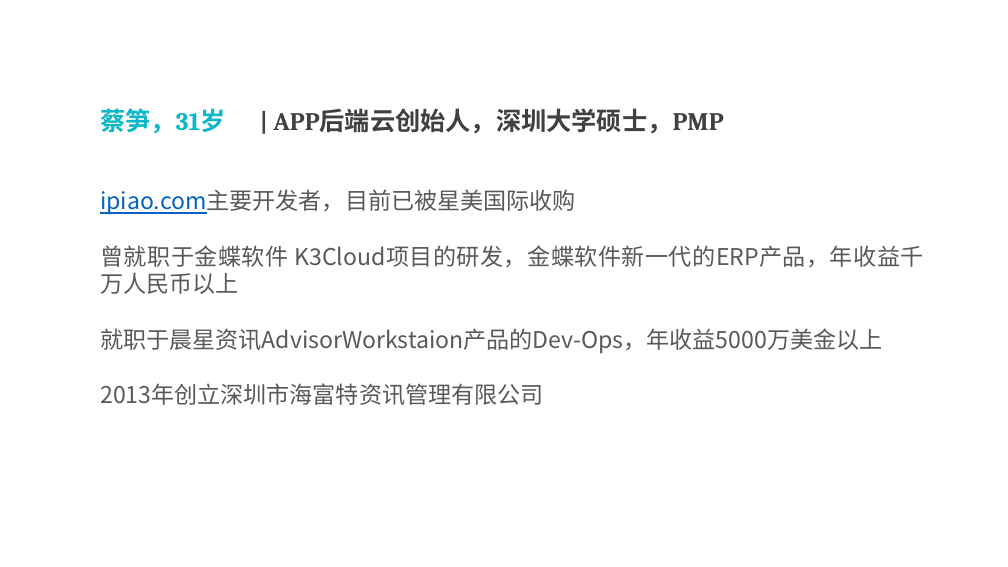
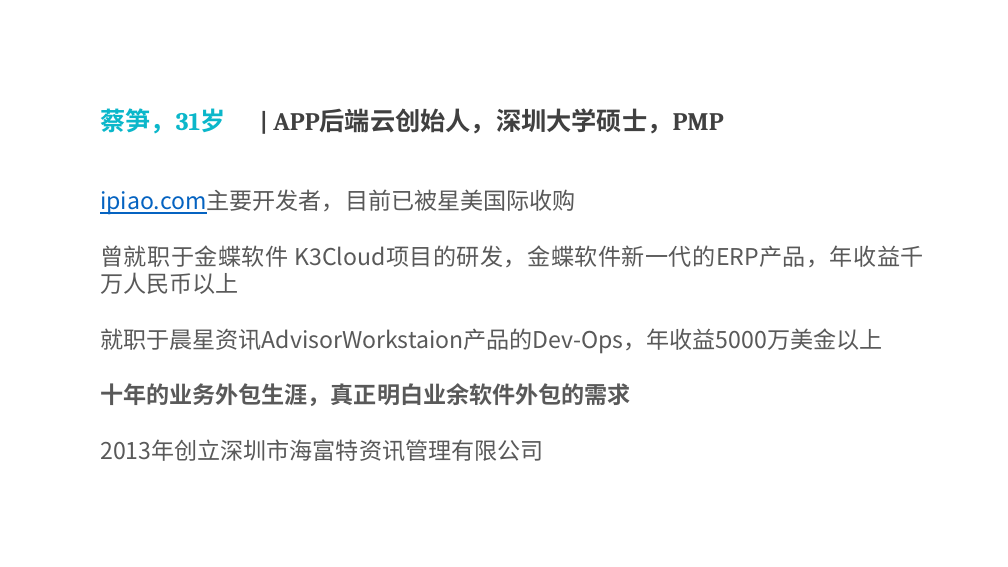
Before and after one commit to alucard263096/BP, a slide deck: slide 15 of App后端云 商业计划书 - v1 团队.pptx (slide 12 before the commit). Drawn at 1008x567 pixels with LibreOffice and Linux fonts; fonts in the diff are those of the drawing. Boxes give left, top, right and bottom in pixels: in the first picture for what was removed or moved away, otherwise in the second. Text is boxed around its words. In the diff, an @@ line names an element or a change of style, - is before the commit and + after.

Commit message:
完成需求说明

```diff
--- a/App后端云 商业计划书 - v1 团队.pptx
+++ b/App后端云 商业计划书 - v1 团队.pptx
@@ text at bbox=[100, 383, 630, 406]: paragraph added @@
+十年的业务外包生涯，真正明白业余软件外包的需求
```
Also in this commit, not shown: 6 other slides changed, 3 slides added.
